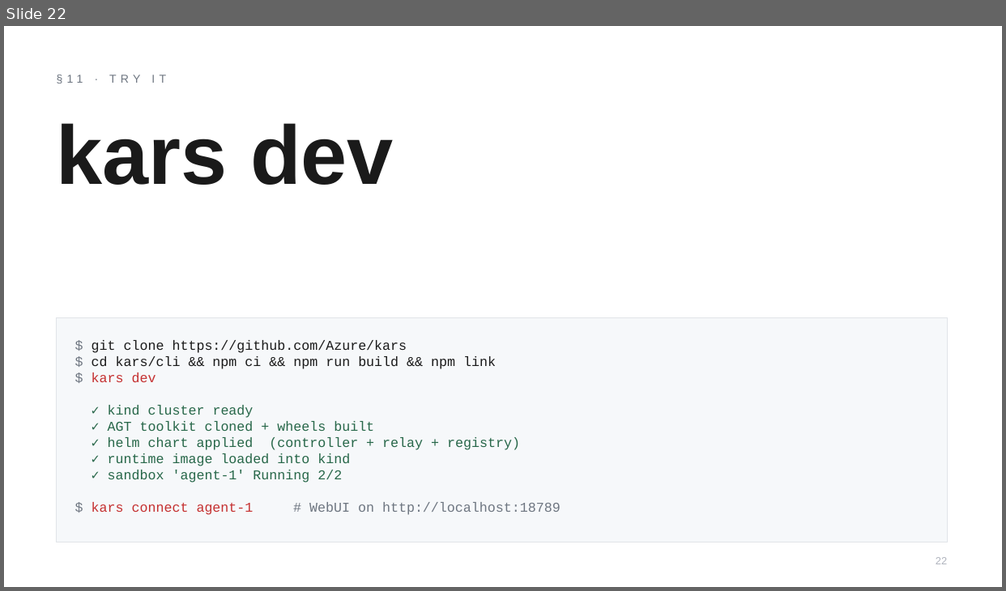
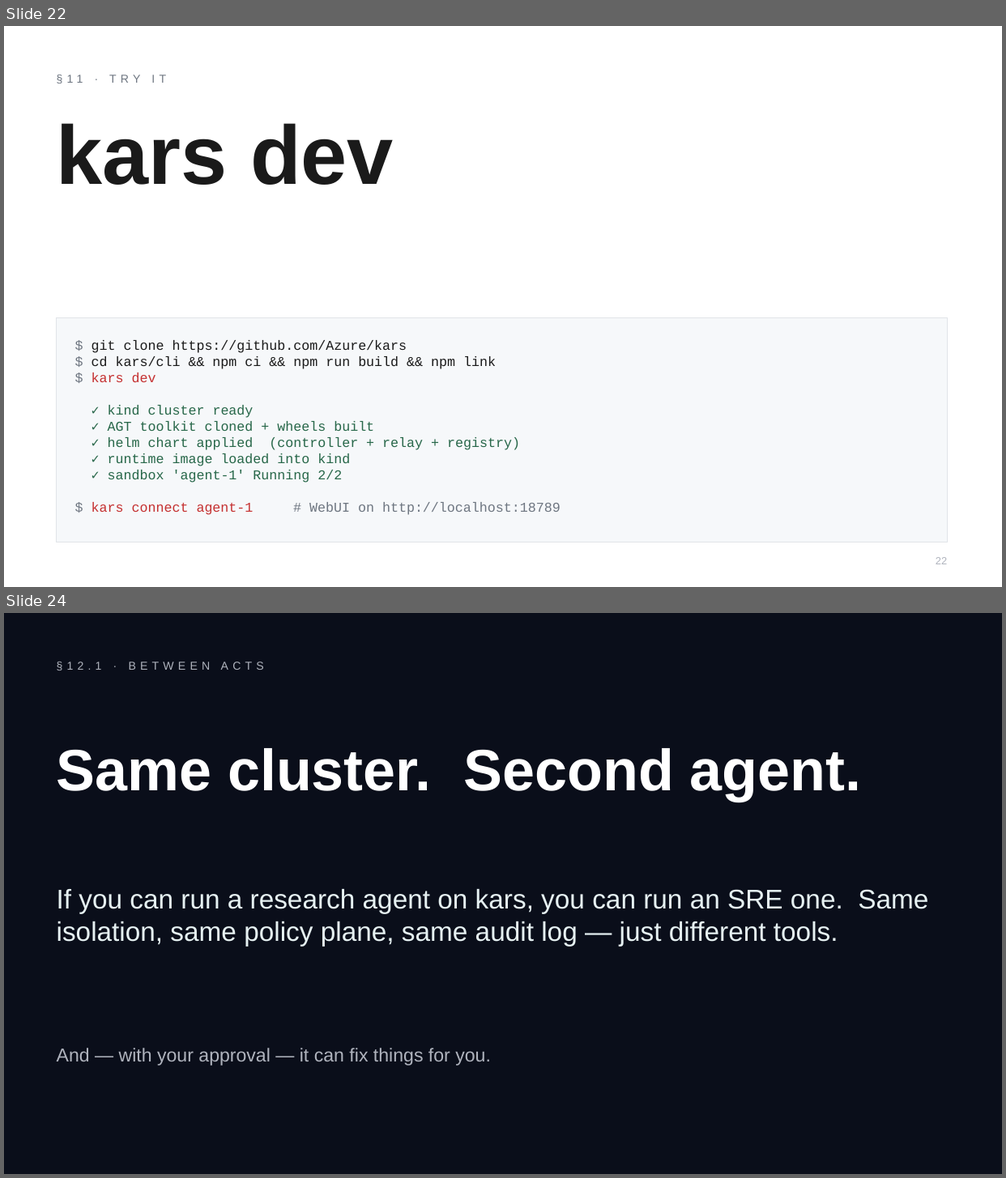
Before and after one commit to Azure/kars, a slide deck: docs/showcase/deliverables/kars-pitch-deck.pptx. Shown one above the other, each under a label of ours: slide 22 before the commit, slides 22 and 24 after it; the slides between them are not shown. The pictures are 1006x591 and 1006x1178 pixels, drawn with LibreOffice and Linux fonts; fonts in the diff are those of the drawing. Boxes give left, top, right and bottom in pixels: in the first picture for what was removed or moved away, otherwise in the second. Text is boxed around its words. In the diff, an @@ line names an element or a change of style, - is before the commit and + after.

```diff
--- a/docs/showcase/deliverables/kars-pitch-deck.pptx
+++ b/docs/showcase/deliverables/kars-pitch-deck.pptx
@@ slide 24 added at bbox=[4, 613, 1002, 1174], background #0A0E1A @@
@@ text added at bbox=[57, 662, 264, 671], 11 pt, text #AFB3BD @@
+§12.1 · BETWEEN ACTS
@@ text added at bbox=[57, 748, 861, 802], 56 pt, text #FFFFFF, bold @@
+Same cluster. Second agent.
@@ text added at bbox=[57, 889, 928, 947], 26 pt, text #E6F1F2 @@
+If you can run a research agent on kars, you can run an SRE one. Same isolation, same policy plane, same audit log — just different tools.
@@ text added at bbox=[57, 1048, 491, 1066], 18 pt, text #AFB3BD @@
+And — with your approval — it can fix things for you.
```
Also in this commit, not shown: 2 other slides added, 1 other file.
